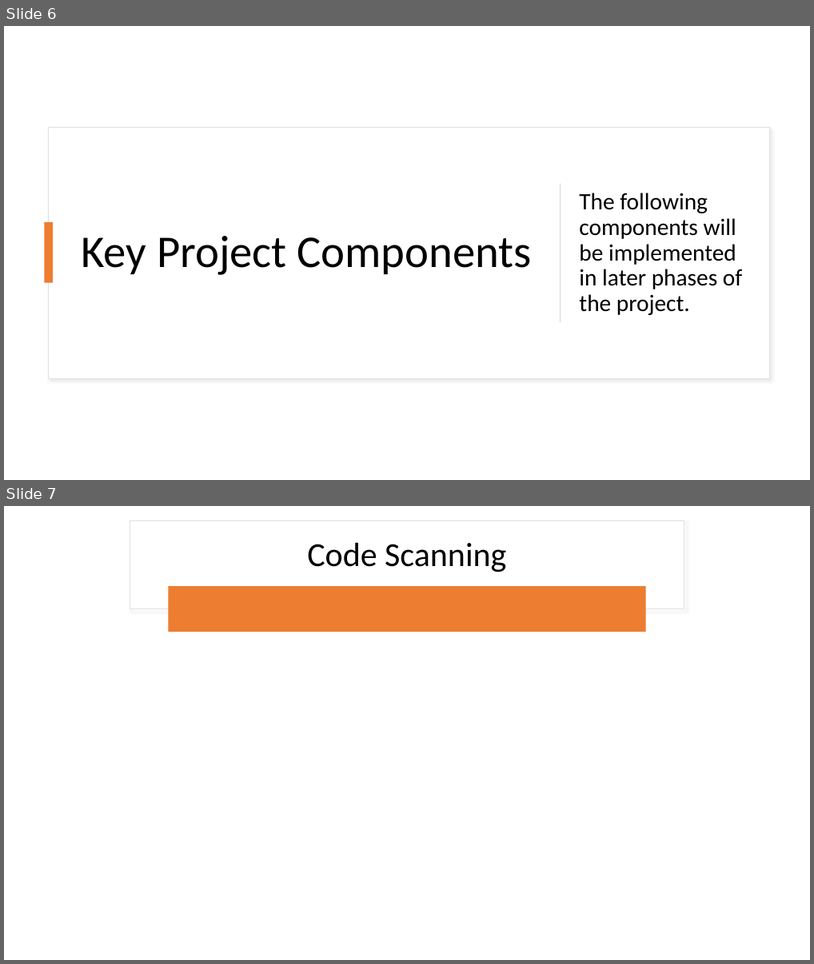
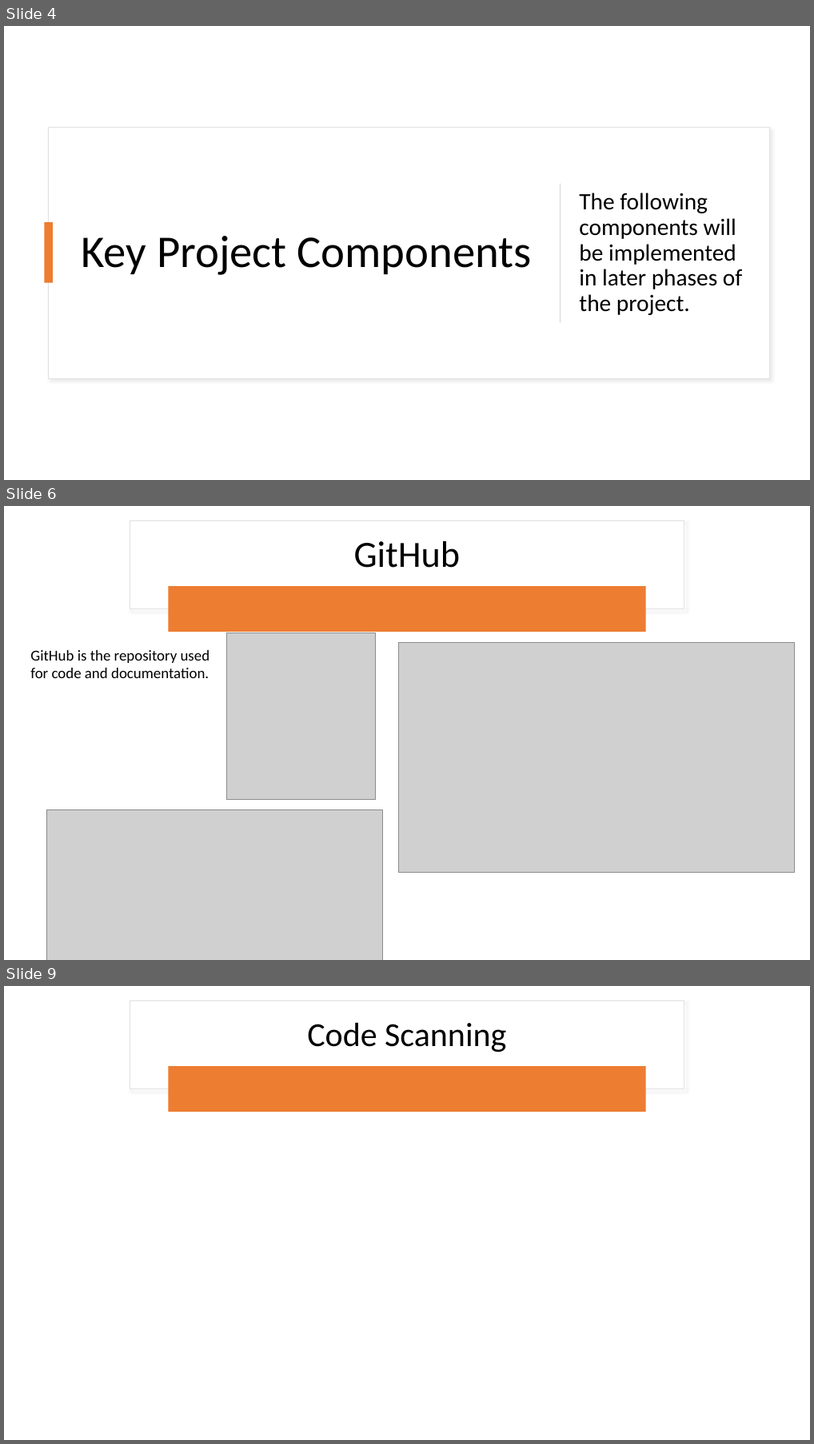
Before and after one commit to rlennon/ConnachtUni, a slide deck: documentation/Demonstrations/Connacht_University_TeamDC.pptx. Shown one above the other, each under a label of ours: slides 6 and 7 before the commit, slides 4, 6 and 9 after it; the slides between them are not shown. The pictures are 814x964 and 814x1444 pixels, drawn with LibreOffice and Linux fonts; fonts in the diff are those of the drawing; grey boxes stand for pictures. Boxes give left, top, right and bottom in pixels: in the first picture for what was removed or moved away, otherwise in the second. Text is boxed around its words. In the diff, an @@ line names an element or a change of style, - is before the commit and + after.

```diff
--- a/documentation/Demonstrations/Connacht_University_TeamDC.pptx
+++ b/documentation/Demonstrations/Connacht_University_TeamDC.pptx
@@ slide 6 added at (4, 506, 810, 960), background #FFFFFF @@
@@ rectangle added at (130, 520, 685, 609), fill #FFFFFF, outline #E1E1E1 1 pt @@
@@ title added at (354, 541, 460, 568), 44 pt, text #000000 @@
+GitHub
@@ rounded rectangle added at (169, 586, 646, 632), fill #ED7D31 @@
@@ picture added at (227, 632, 375, 800) @@
@@ picture added at (398, 643, 794, 872) @@
@@ text added at (30, 650, 210, 678), 18 pt, text #000000 @@
+GitHub is the repository used for code and documentation.
@@ picture added at (46, 810, 382, 960) @@
@@ what was slide 6 is now slide 4 @@
@@ what was slide 7 is now slide 9 @@
```
Also in this commit, not shown: 3 slides changed, 4 other slides added, 1 slide removed.
